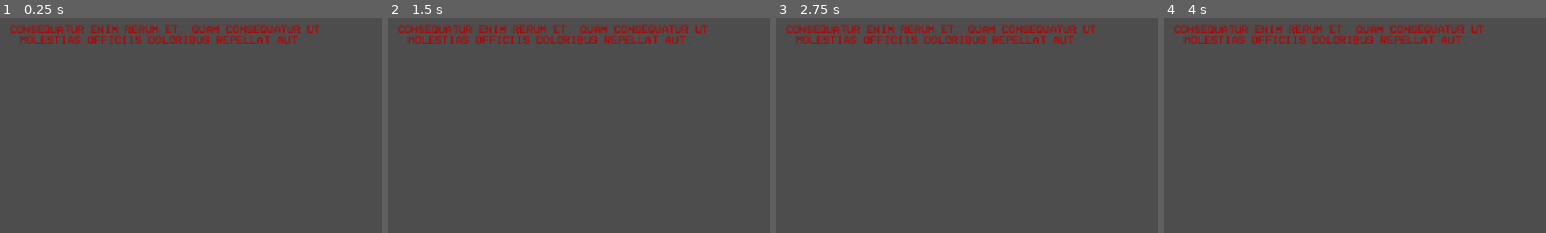
Above: before the commit, frames 1-4 (left to right).
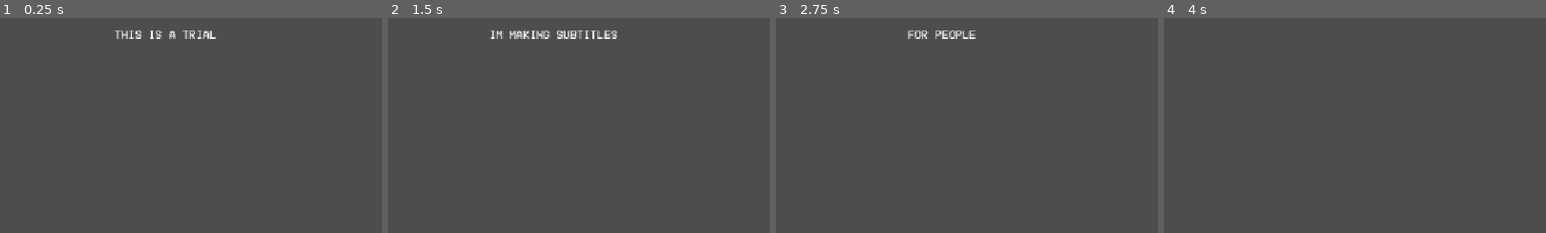
Above: after the commit, the same moments.

Repository: bruttosozial/FoundAndLost
Game: Godot game, scene res://Scenes/subtitle_player.tscn
Same seed, same stepped clock (60 frames per second), same inputs: the game is played once before the commit and once after it. This scene is started directly instead of the project's main scene.
Inputs:
- Up to frame 1 (0.25 s): no input
- Up to frame 2 (1.5 s): tap Enter at 0.5 s; hold Right (ui_right) 0.53-1.28 s; tap E (interact) at 0.6, 1.35 s; tap Space at 1.25 s; hold Down (ui_down) from 1.28 s (still down)
- Up to frame 3 (2.75 s): tap Enter at 2 s; release Down (ui_down) at 2.03 s; hold Right (ui_right) from 2.03 s (still down); tap E (interact) at 2.1 s
- Up to frame 4 (4 s): tap Space at 2.75 s; release Right (ui_right) at 2.78 s; hold Up (ui_up) 2.78-3.53 s; tap E (interact) at 2.85, 3.6 s; tap Enter at 3.5 s; hold Left (ui_left) from 3.53 s (still down)
The pictures show only the part of the screen within x 0-50%, y 0-50%; the shares and areas given below are measured in that part.

The runs differ from the first frame. In frame 1, 3.3% of the frame differs, in the area x 2-84%, y 3-12%; in frame 2, 3.5%; in frame 3, 3.2%; in frame 4, 2.9%.

Commit message:
ui/subtitle_player: play timed subtitles, text offset transform scale

Diff:
--- a/Scenes/subtitle_player.tscn
+++ b/Scenes/subtitle_player.tscn
@@ -20,9 +20,15 @@
 
 [node name="TextContainer" type="RichTextLabel" parent="MarginContainer" unique_id=1611728202]
 layout_mode = 2
+offset_transform_enabled = true
 theme = ExtResource("2_urcm3")
+theme_override_colors/default_color = Color(1, 1, 1, 1)
 theme_override_fonts/normal_font = ExtResource("3_u8cdv")
 theme_override_font_sizes/normal_font_size = 17
 text = "Consequatur enim rerum et. Quam consequatur ut molestias officiis doloribus repellat aut. "
 horizontal_alignment = 1
 vertical_alignment = 1
+
+[node name="Timer" type="Timer" parent="." unique_id=430255902]
+
+[connection signal="timeout" from="Timer" to="." method="_on_timer_timeout"]
--- a/Scripts/subtitle_player.gd
+++ b/Scripts/subtitle_player.gd
@@ -1,15 +1,39 @@
 extends Control
 
 @onready var text_container = $MarginContainer/TextContainer
+@onready var timer = $Timer
+
+var current_subtitles = []
+var subtitle_index = 0
 
 func _ready() -> void:
+	text_container.offset_transform_scale = Vector2.ZERO
+	load_subtitles("mock_subtitles")
+
+func load_subtitles(file_name):
+	var file = FileAccess.open(
+		"res://Data/Subtitles/%s.txt" % file_name,
+		FileAccess.READ)
+	print(file)
+	var line = file.get_line()
+	while line != "":
+		current_subtitles.append(line)
+		line = file.get_line()
+	subtitle_index = 0
+	text_container.offset_transform_scale = Vector2(1.0, 1.0)
 	play_subtitles()
 
 func play_subtitles():
-	var file = FileAccess.open(
-		"res://Data/Subtitles/mock_subtitles.txt",
-		FileAccess.READ)
-	var line = file.get_line()
-	while line != "":
-		print(line)
-		line = file.get_line()
+	timer.stop()
+	if subtitle_index >= len(current_subtitles):
+		text_container.offset_transform_scale = Vector2.ZERO
+		return
+	var title_parts = current_subtitles[subtitle_index].split(";")
+	text_container.text = title_parts[0]
+	print(title_parts[1])
+	timer.wait_time = int(title_parts[1]) / 1000.0
+	timer.start()
+	subtitle_index += 1
+
+func _on_timer_timeout() -> void:
+	play_subtitles()
Not shown, changed: Data/Subtitles/mock_subtitles.txt
